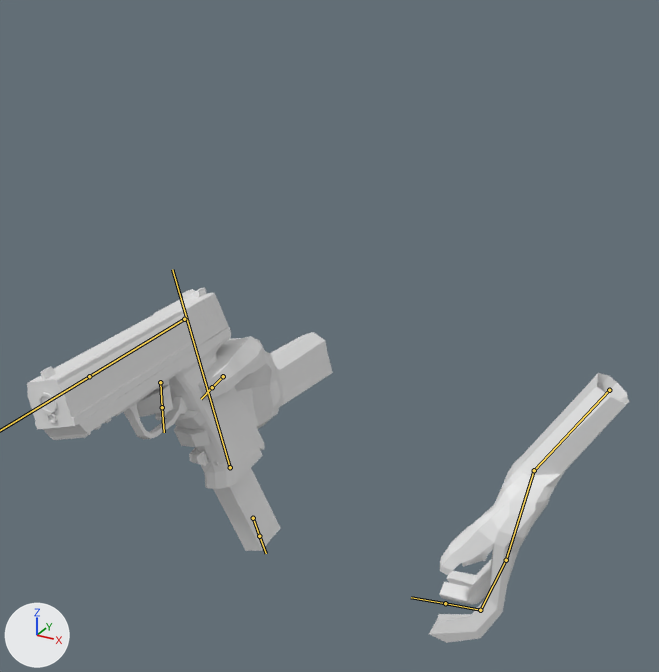
One commit to the FBX model Assets/MyWeapons/SmithWesson.fbx: the scene before it, then after it.
Rendered twice from a 50 mm lens placed at (0.825, -1.091, 0.702), pointed at (0.165, 0.108, 0.102). The lights are fixed; the arrows at lower left show +X, +Y and +Z. Both versions are drawn at frame 32 of the action 'Reload'; the numbers are the values there. The bones that bend it are drawn over the model as lines.

Names of what the first picture shows: 'SmithWesson.1', 'SmithWesson.2', 'SmithWesson.3', 'SmithWesson.4'.
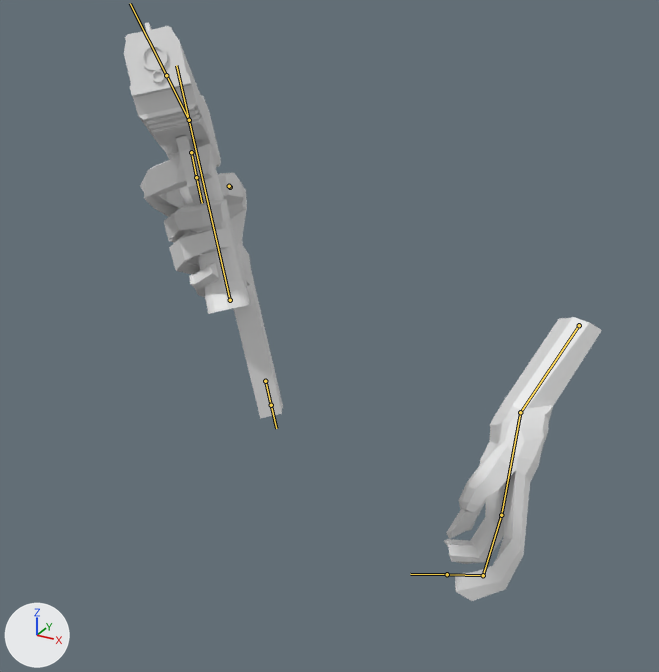
Where the change shows, as pixel boxes (x1, y1, x2, y2) in the pictures (659 x 672 px):
'SmithWesson.4', posed (9% narrower, 47% taller)
    before: (124, 332, 630, 643)
    after: (140, 143, 602, 601)
'SmithWesson.2', posed (52% narrower, 9% shorter)
    before: (27, 287, 231, 440)
    after: (124, 22, 221, 161)
'SmithWesson.1', posed (26% narrower, 31% taller)
    before: (124, 336, 280, 551)
    after: (168, 136, 283, 419)
'SmithWesson.3', posed
    before: (40, 380, 169, 422)
    after: (144, 47, 203, 188)
bone 'Bone', root to tip
    before: (230, 467) to (172, 269)
    after: (230, 300) to (176, 65)
bone 'Magazine', root to tip
    before: (253, 518) to (259, 536)
    after: (265, 381) to (271, 405)
bone 'L.Hand1', root to tip
    before: (609, 390) to (534, 470)
    after: (579, 325) to (520, 412)

Patch to the scene script:
```diff
--- a/Assets/MyWeapons/SmithWesson.fbx.py
+++ b/Assets/MyWeapons/SmithWesson.fbx.py
@@ bone_bone @@
 bone_bone = bpy.data.objects['SmithWesson'].pose.bones['Bone']
-bone_bone.location = (0.0, 0.27, 0.17)
-bone_bone.rotation_quaternion = (0.988, -0.021, 0.058, 0.143)  # degrees (-1, 7, 16)
+bone_bone.location = (0.9, 5.38, 1.09)
+bone_bone.rotation_quaternion = (0.933, -0.16, 0.286, 0.148)  # degrees (-15, 35, 13)
@@ bone_magazine @@
 bone_magazine = bpy.data.objects['SmithWesson'].pose.bones['Magazine']  # child of 'Bone'
-bone_magazine.location = (-0.12, 2.47, 0.11)
+bone_magazine.location = (0.33, 2.76, 0.46)
@@ bone_l_hand1 @@
 bone_l_hand1 = bpy.data.objects['SmithWesson'].pose.bones['L.Hand1']  # child of 'Bone'
-bone_l_hand1.location = (-2.2, 1.12, -5.46)
+bone_l_hand1.location = (-1.55, 2.79, -4.85)
```
